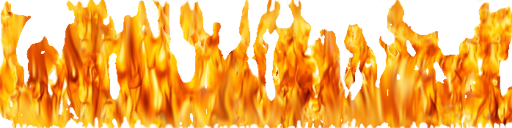
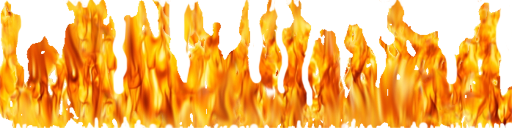
Before/after of a 512 x 128 layered artwork. What changed in the layer stack:
painted on "Color +Mask" over [17, 0, 512, 107]
